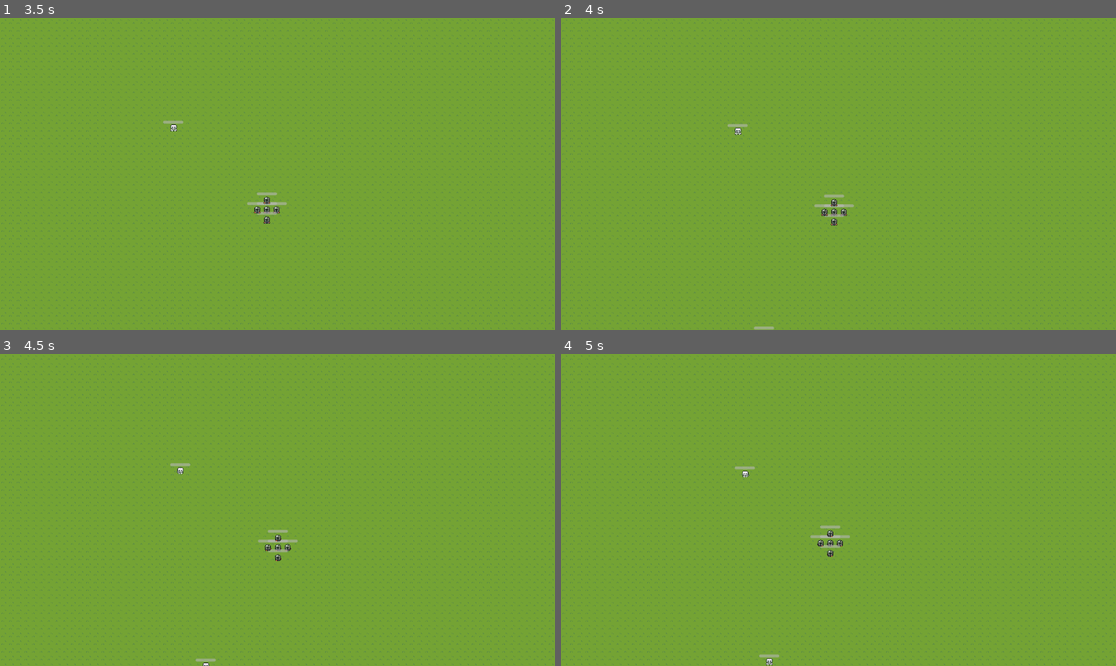
Above: before the commit, frames 1-4 (two rows, left to right).
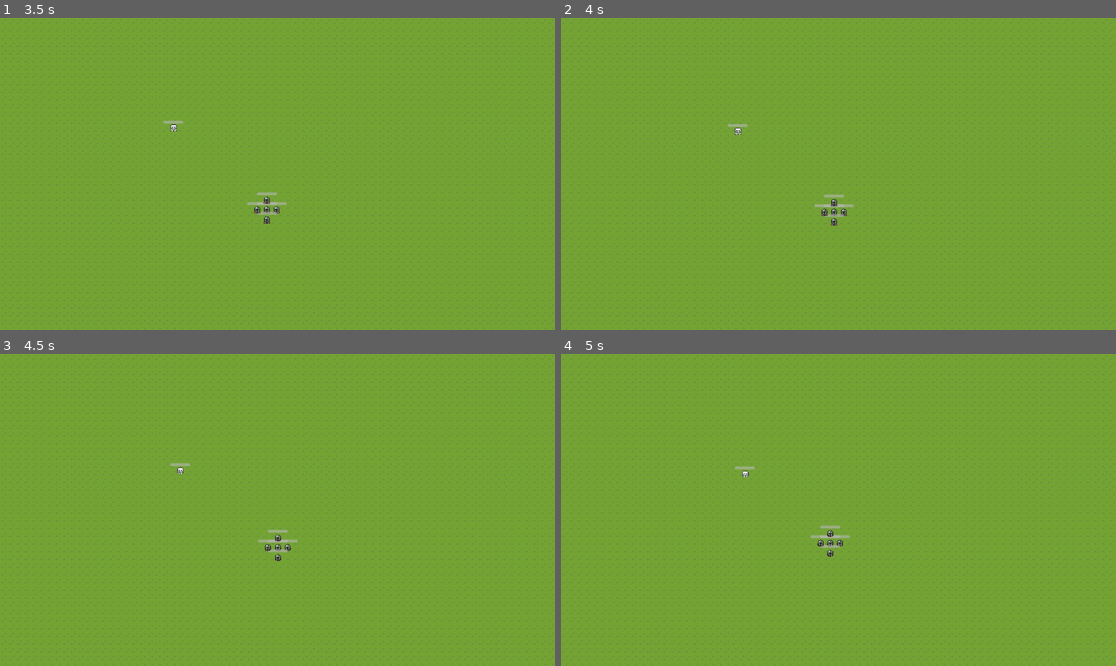
Above: after the commit, the same moments.

Repository: lm98/team-survival
Game: Godot game, scene res://scenes/game.tscn
Same seed, same stepped clock (60 frames per second), same inputs: the game is played once before the commit and once after it.
Inputs (mouse positions are in pixels of both pictures, inside the frame that each line leads up to):
- Up to frame 1 (3.5 s): tap Enter at 0.5 s; move the mouse to (399, 158) at 0.52 s; click (399, 158) at 0.6 s; move the mouse to (166, 189) at 1.27 s; click (166, 189) at 1.35 s; move the mouse to (333, 105) at 2.02 s; click (333, 105) at 2.1 s; move the mouse to (249, 236) at 2.77 s; click (249, 236) at 2.85 s
- Up to frame 2 (4 s): move the mouse to (1005, 220) at 3.52 s; click (1005, 220) at 3.6 s
- Up to frame 3 (4.5 s): move the mouse to (111, 463) at 4.27 s; click (111, 463) at 4.35 s
- Up to frame 4 (5 s): no input

Frame 1 is identical in both runs. In frame 2, less than 0.1% of the frame differs, in the area x 34-39%, y 98-100%; in frame 3, less than 0.1%; in frame 4, less than 0.1%, in the area x 35-40%, y 96-100%.

Commit message:
feat: add hitbox and hurtbox

Diff:
--- a/scenes/attack/attack.tscn
+++ /dev/null
@@ -1,10 +0,0 @@
-[gd_scene load_steps=2 format=3 uid="uid://b64u3gske8pp8"]
-
-[sub_resource type="SpriteFrames" id="SpriteFrames_ulrbc"]
-
-[node name="Attack" type="Area2D"]
-
-[node name="Hitbox" type="CollisionShape2D" parent="."]
-
-[node name="AttackAnimation" type="AnimatedSprite2D" parent="."]
-sprite_frames = SubResource("SpriteFrames_ulrbc")
--- a/scenes/attack/double_slash.tscn
+++ /dev/null
@@ -1,59 +0,0 @@
-[gd_scene load_steps=9 format=3 uid="uid://bp2w8jtu1mgwx"]
-
-[ext_resource type="Texture2D" uid="uid://gxvfcp0eit46" path="res://assets/attacks/DoubleSlash.png" id="1_i5adx"]
-[ext_resource type="Script" path="res://scripts/attack/double_slash.gd" id="1_ysuyh"]
-
-[sub_resource type="CircleShape2D" id="CircleShape2D_s0exb"]
-radius = 22.0
-
-[sub_resource type="AtlasTexture" id="AtlasTexture_q0kro"]
-atlas = ExtResource("1_i5adx")
-region = Rect2(0, 0, 32, 32)
-
-[sub_resource type="AtlasTexture" id="AtlasTexture_bcxoq"]
-atlas = ExtResource("1_i5adx")
-region = Rect2(32, 0, 32, 32)
-
-[sub_resource type="AtlasTexture" id="AtlasTexture_n6rbs"]
-atlas = ExtResource("1_i5adx")
-region = Rect2(64, 0, 32, 32)
-
-[sub_resource type="AtlasTexture" id="AtlasTexture_vb04p"]
-atlas = ExtResource("1_i5adx")
-region = Rect2(96, 0, 32, 32)
-
-[sub_resource type="SpriteFrames" id="SpriteFrames_ulrbc"]
-animations = [{
-"frames": [{
-"duration": 1.0,
-"texture": SubResource("AtlasTexture_q0kro")
-}, {
-"duration": 1.0,
-"texture": SubResource("AtlasTexture_bcxoq")
-}, {
-"duration": 1.0,
-"texture": SubResource("AtlasTexture_n6rbs")
-}, {
-"duration": 1.0,
-"texture": SubResource("AtlasTexture_vb04p")
-}],
-"loop": true,
-"name": &"default",
-"speed": 6.0
-}]
-
-[node name="DoubleSlash" type="Area2D"]
-scale = Vector2(0.25, 0.25)
-collision_layer = 0
-collision_mask = 16
-script = ExtResource("1_ysuyh")
-
-[node name="Hitbox" type="CollisionShape2D" parent="."]
-shape = SubResource("CircleShape2D_s0exb")
-
-[node name="AttackAnimation" type="AnimatedSprite2D" parent="."]
-sprite_frames = SubResource("SpriteFrames_ulrbc")
-autoplay = "default"
-frame_progress = 0.629663
-
-[connection signal="area_entered" from="." to="." method="_on_area_entered"]
--- a/scenes/attack/hitbox.tscn
+++ b/scenes/attack/hit_box.tscn
@@ -1,6 +1,6 @@
 [gd_scene load_steps=2 format=3 uid="uid://bspqrsf7x4l"]
 
-[ext_resource type="Script" path="res://scripts/attack/hitbox.gd" id="1_jmvoy"]
+[ext_resource type="Script" path="res://scripts/attack/hit_box.gd" id="1_jmvoy"]
 
 [node name="Hitbox" type="Area2D"]
 visible = false
--- /dev/null
+++ b/scenes/attack/hurt_box.tscn
@@ -0,0 +1,10 @@
+[gd_scene load_steps=2 format=3 uid="uid://bm7fkhs8ftvdl"]
+
+[ext_resource type="Script" path="res://scripts/attack/hurt_box.gd" id="1_5d6we"]
+
+[node name="HurtBox" type="Area2D"]
+script = ExtResource("1_5d6we")
+
+[node name="CollisionShape2D" type="CollisionShape2D" parent="."]
+
+[connection signal="area_entered" from="." to="." method="_on_area_entered"]
--- a/scenes/enemy/enemy.tscn
+++ b/scenes/enemy/enemy.tscn
@@ -1,12 +1,12 @@
-[gd_scene load_steps=4 format=3 uid="uid://umg8v7j1bp4i"]
+[gd_scene load_steps=5 format=3 uid="uid://umg8v7j1bp4i"]
 
 [ext_resource type="Script" path="res://scripts/enemy/enemy.gd" id="1_yam6n"]
 [ext_resource type="PackedScene" uid="uid://bj6kr4ty7c8f3" path="res://scenes/util/health_component.tscn" id="3_cptos"]
+[ext_resource type="PackedScene" uid="uid://bm7fkhs8ftvdl" path="res://scenes/attack/hurt_box.tscn" id="3_su48n"]
 
 [sub_resource type="SpriteFrames" id="SpriteFrames_4n6vp"]
 
 [node name="Enemy" type="CharacterBody2D"]
-collision_layer = 5
 script = ExtResource("1_yam6n")
 
 [node name="AnimatedSprite2D" type="AnimatedSprite2D" parent="."]
@@ -18,11 +18,7 @@
 [node name="HealthComponent" parent="." instance=ExtResource("3_cptos")]
 position = Vector2(0, -8)
 
-[node name="Hurtbox" type="Area2D" parent="."]
-collision_layer = 0
-collision_mask = 2
-
-[node name="CollisionShape2D" type="CollisionShape2D" parent="Hurtbox"]
+[node name="HurtBox" parent="." instance=ExtResource("3_su48n")]
 
 [connection signal="health_depleted" from="HealthComponent" to="." method="_on_health_component_health_depleted"]
-[connection signal="body_entered" from="Hurtbox" to="." method="_on_hitbox_body_entered"]
+[connection signal="hit" from="HurtBox" to="." method="_on_hurt_box_hit"]
--- a/scenes/enemy/skeleton.tscn
+++ b/scenes/enemy/skeleton.tscn
@@ -1,8 +1,9 @@
-[gd_scene load_steps=12 format=3 uid="uid://dox0nvi5tnwm7"]
+[gd_scene load_steps=13 format=3 uid="uid://dox0nvi5tnwm7"]
 
 [ext_resource type="Script" path="res://scripts/enemy/enemy.gd" id="1_cj0da"]
 [ext_resource type="Texture2D" uid="uid://coskhxncbsu3w" path="res://assets/sprites/Skeleton.png" id="2_5pmh0"]
 [ext_resource type="PackedScene" uid="uid://bj6kr4ty7c8f3" path="res://scenes/util/health_component.tscn" id="2_bhv1t"]
+[ext_resource type="PackedScene" uid="uid://bm7fkhs8ftvdl" path="res://scenes/attack/hurt_box.tscn" id="4_xj2yw"]
 
 [sub_resource type="AtlasTexture" id="AtlasTexture_fdoy0"]
 atlas = ExtResource("2_5pmh0")
@@ -55,10 +56,10 @@
 [sub_resource type="RectangleShape2D" id="RectangleShape2D_bqweg"]
 size = Vector2(130, 130)
 
-[sub_resource type="CircleShape2D" id="CircleShape2D_rck57"]
+[sub_resource type="CircleShape2D" id="CircleShape2D_6yls6"]
+radius = 12.0
 
 [node name="Skeleton" type="CharacterBody2D"]
-collision_layer = 5
 script = ExtResource("1_cj0da")
 
 [node name="AnimatedSprite2D" type="AnimatedSprite2D" parent="."]
@@ -68,6 +69,7 @@
 frame_progress = 0.202542
 
 [node name="CollisionShape2D" type="CollisionShape2D" parent="."]
+visible = false
 position = Vector2(0.5, 1.5)
 scale = Vector2(0.1, 0.1)
 shape = SubResource("RectangleShape2D_bqweg")
@@ -75,12 +77,11 @@
 [node name="HealthComponent" parent="." instance=ExtResource("2_bhv1t")]
 position = Vector2(0, -8)
 
-[node name="Hurtbox" type="Area2D" parent="."]
-collision_layer = 16
-collision_mask = 0
+[node name="HurtBox" parent="." instance=ExtResource("4_xj2yw")]
 
-[node name="CollisionShape2D" type="CollisionShape2D" parent="Hurtbox"]
-shape = SubResource("CircleShape2D_rck57")
+[node name="CollisionShape2D" parent="HurtBox" index="0"]
+shape = SubResource("CircleShape2D_6yls6")
 
 [connection signal="health_depleted" from="HealthComponent" to="." method="_on_health_component_health_depleted"]
-[connection signal="body_entered" from="Hurtbox" to="." method="_on_hitbox_body_entered"]
+
+[editable path="HurtBox"]
--- a/scenes/game.tscn
+++ b/scenes/game.tscn
@@ -1,9 +1,8 @@
-[gd_scene load_steps=9 format=3 uid="uid://cg4hkp5e5mkx8"]
+[gd_scene load_steps=7 format=3 uid="uid://cg4hkp5e5mkx8"]
 
 [ext_resource type="PackedScene" uid="uid://dnm0gyvqhxihe" path="res://scenes/player/player_team.tscn" id="1_n5eul"]
 [ext_resource type="PackedScene" uid="uid://dox0nvi5tnwm7" path="res://scenes/enemy/skeleton.tscn" id="3_0e35p"]
 [ext_resource type="PackedScene" uid="uid://danomup8bjwpg" path="res://scenes/enemy/enemy_spawner.tscn" id="3_fpdir"]
-[ext_resource type="Script" path="res://scripts/enemy/spawn_info.gd" id="4_k13gr"]
 [ext_resource type="Texture2D" uid="uid://cfdmy3n0v8n03" path="res://assets/scenery/TilesetFloor.png" id="5_orsff"]
 
 [sub_resource type="TileSetAtlasSource" id="TileSetAtlasSource_tt5fv"]
@@ -470,14 +469,6 @@
 [sub_resource type="TileSet" id="TileSet_hb1fn"]
 sources/0 = SubResource("TileSetAtlasSource_tt5fv")
 
-[sub_resource type="Resource" id="Resource_rhfl1"]
-script = ExtResource("4_k13gr")
-time_start = 0
-time_end = 60
-enemy_res = ExtResource("3_0e35p")
-enemy_number = 1
-spawn_delay = 1
-
 [node name="Game" type="Node2D"]
 
 [node name="CanvasLayer" type="CanvasLayer" parent="."]
@@ -492,7 +483,6 @@
 position = Vector2(277, 211)
 
 [node name="EnemySpawner" parent="." instance=ExtResource("3_fpdir")]
-spawn_infos = Array[ExtResource("4_k13gr")]([SubResource("Resource_rhfl1")])
 
 [node name="Skeleton" parent="." instance=ExtResource("3_0e35p")]
 position = Vector2(309, 179)
--- a/scenes/player/fighter_red.tscn
+++ b/scenes/player/fighter_red.tscn
@@ -58,7 +58,6 @@
 [sub_resource type="CircleShape2D" id="CircleShape2D_32xss"]
 
 [node name="FighterRed" type="CharacterBody2D"]
-collision_layer = 3
 script = ExtResource("1_xvuox")
 
 [node name="AnimatedSprite2D" type="AnimatedSprite2D" parent="."]
--- a/scenes/player/knight.tscn
+++ b/scenes/player/knight.tscn
@@ -1,28 +1,29 @@
-[gd_scene load_steps=14 format=3 uid="uid://guywc3twavcq"]
+[gd_scene load_steps=16 format=3 uid="uid://guywc3twavcq"]
 
-[ext_resource type="Script" path="res://scripts/player/team_member.gd" id="1_1abfy"]
-[ext_resource type="PackedScene" uid="uid://bj6kr4ty7c8f3" path="res://scenes/util/health_component.tscn" id="2_imqb6"]
-[ext_resource type="Texture2D" uid="uid://dbrxy7k8eijxk" path="res://assets/sprites/Knight.png" id="2_sfwla"]
-[ext_resource type="PackedScene" uid="uid://bspqrsf7x4l" path="res://scenes/attack/hitbox.tscn" id="4_avwac"]
+[ext_resource type="Script" path="res://scripts/player/team_member.gd" id="1_32owt"]
+[ext_resource type="Texture2D" uid="uid://dbrxy7k8eijxk" path="res://assets/sprites/Knight.png" id="2_ndwat"]
+[ext_resource type="PackedScene" uid="uid://bj6kr4ty7c8f3" path="res://scenes/util/health_component.tscn" id="3_274eg"]
+[ext_resource type="PackedScene" uid="uid://bspqrsf7x4l" path="res://scenes/attack/hit_box.tscn" id="4_yii0h"]
+[ext_resource type="PackedScene" uid="uid://bm7fkhs8ftvdl" path="res://scenes/attack/hurt_box.tscn" id="5_qurko"]
 
 [sub_resource type="AtlasTexture" id="AtlasTexture_5c7gr"]
-atlas = ExtResource("2_sfwla")
+atlas = ExtResource("2_ndwat")
 region = Rect2(0, 0, 16, 16)
 
 [sub_resource type="AtlasTexture" id="AtlasTexture_w5lo0"]
-atlas = ExtResource("2_sfwla")
+atlas = ExtResource("2_ndwat")
 region = Rect2(0, 0, 16, 16)
 
 [sub_resource type="AtlasTexture" id="AtlasTexture_cl5i0"]
-atlas = ExtResource("2_sfwla")
+atlas = ExtResource("2_ndwat")
 region = Rect2(0, 16, 16, 16)
 
 [sub_resource type="AtlasTexture" id="AtlasTexture_r55h1"]
-atlas = ExtResource("2_sfwla")
+atlas = ExtResource("2_ndwat")
 region = Rect2(0, 32, 16, 16)
 
 [sub_resource type="AtlasTexture" id="AtlasTexture_kl3bm"]
-atlas = ExtResource("2_sfwla")
+atlas = ExtResource("2_ndwat")
 region = Rect2(0, 48, 16, 16)
 
 [sub_resource type="SpriteFrames" id="SpriteFrames_0a15o"]
@@ -56,14 +57,16 @@
 [sub_resource type="RectangleShape2D" id="RectangleShape2D_5vl7d"]
 size = Vector2(12, 14)
 
-[sub_resource type="CircleShape2D" id="CircleShape2D_enxj6"]
+[sub_resource type="CircleShape2D" id="CircleShape2D_a7k3u"]
+radius = 34.0
 
-[sub_resource type="CircleShape2D" id="CircleShape2D_yq32i"]
-radius = 20.0
+[sub_resource type="CircleShape2D" id="CircleShape2D_roekn"]
+
+[sub_resource type="CircleShape2D" id="CircleShape2D_hf28e"]
+radius = 32.0156
 
 [node name="Knight" type="CharacterBody2D"]
-collision_layer = 3
-script = ExtResource("1_1abfy")
+script = ExtResource("1_32owt")
 speed = 40
 
 [node name="AnimatedSprite2D" type="AnimatedSprite2D" parent="."]
@@ -77,25 +80,30 @@
 position = Vector2(0, 1)
 shape = SubResource("RectangleShape2D_5vl7d")
 
-[node name="HealthComponent" parent="." instance=ExtResource("2_imqb6")]
+[node name="HealthComponent" parent="." instance=ExtResource("3_274eg")]
 position = Vector2(0, -10)
 health = 50
 
-[node name="HurtBox" type="Area2D" parent="."]
+[node name="AttackRange" parent="." instance=ExtResource("4_yii0h")]
+script = null
+
+[node name="CollisionShape2D" parent="AttackRange" index="0"]
+shape = SubResource("CircleShape2D_a7k3u")
+
+[node name="HurtBox" parent="." instance=ExtResource("5_qurko")]
 visible = false
-collision_layer = 0
-collision_mask = 4
 
-[node name="CollisionShape2D" type="CollisionShape2D" parent="HurtBox"]
-shape = SubResource("CircleShape2D_enxj6")
+[node name="CollisionShape2D" parent="HurtBox" index="0"]
+shape = SubResource("CircleShape2D_roekn")
 
-[node name="Hitbox" parent="." instance=ExtResource("4_avwac")]
+[node name="TestHitbox" parent="." instance=ExtResource("4_yii0h")]
+visible = true
 
-[node name="CollisionShape2D" parent="Hitbox" index="0"]
-shape = SubResource("CircleShape2D_yq32i")
+[node name="CollisionShape2D" parent="TestHitbox" index="0"]
+shape = SubResource("CircleShape2D_hf28e")
 
 [connection signal="health_depleted" from="HealthComponent" to="." method="_on_health_component_health_depleted"]
-[connection signal="body_entered" from="HurtBox" to="." method="_on_hurt_box_body_entered"]
-[connection signal="enemy_entered" from="Hitbox" to="." method="_on_hitbox_enemy_entered"]
 
-[editable path="Hitbox"]
+[editable path="AttackRange"]
+[editable path="HurtBox"]
+[editable path="TestHitbox"]
--- a/scenes/player/team_member.tscn
+++ b/scenes/player/team_member.tscn
@@ -2,12 +2,11 @@
 
 [ext_resource type="Script" path="res://scripts/player/team_member.gd" id="1_c6x2y"]
 [ext_resource type="PackedScene" uid="uid://bj6kr4ty7c8f3" path="res://scenes/util/health_component.tscn" id="3_kj3eh"]
-[ext_resource type="PackedScene" uid="uid://bspqrsf7x4l" path="res://scenes/attack/hitbox.tscn" id="3_qqngv"]
+[ext_resource type="PackedScene" uid="uid://bspqrsf7x4l" path="res://scenes/attack/hit_box.tscn" id="3_qqngv"]
 
 [sub_resource type="SpriteFrames" id="SpriteFrames_ctp6b"]
 
 [node name="TeamMember" type="CharacterBody2D"]
-collision_layer = 3
 script = ExtResource("1_c6x2y")
 
 [node name="AnimatedSprite2D" type="AnimatedSprite2D" parent="."]
@@ -19,13 +18,6 @@
 position = Vector2(0, -10)
 health = 30
 
-[node name="HurtBox" type="Area2D" parent="."]
-collision_layer = 0
-collision_mask = 4
-
-[node name="CollisionShape2D" type="CollisionShape2D" parent="HurtBox"]
-
-[node name="Hitbox" parent="." instance=ExtResource("3_qqngv")]
+[node name="AttackRange" parent="." instance=ExtResource("3_qqngv")]
 
 [connection signal="health_depleted" from="HealthComponent" to="." method="_on_health_component_health_depleted"]
-[connection signal="body_entered" from="HurtBox" to="." method="_on_hurt_box_body_entered"]
--- a/scripts/attack/double_slash.gd
+++ /dev/null
@@ -1,11 +0,0 @@
-extends Area2D
-
-@export var damage = 50
-@onready var attack_animation = $AttackAnimation
-
-
-func _on_area_entered(area):
-	if area.has_method("take_damage"):
-		attack_animation.play("default")
-		area.take_damage(damage)
-		queue_free()
--- /dev/null
+++ b/scripts/attack/hit_box.gd
@@ -0,0 +1,7 @@
+class_name HitBox extends Area2D
+
+@export var damage: float = 50.0
+
+func _init():
+	collision_layer = 2
+	collision_mask = 0
--- a/scripts/attack/hitbox.gd
+++ /dev/null
@@ -1,7 +0,0 @@
-class_name Hitbox extends Area2D
-
-signal enemy_entered(enemy)
-
-func _on_area_entered(area):
-	print("enemy in range!")
-	enemy_entered.emit(area)
--- /dev/null
+++ b/scripts/attack/hurt_box.gd
@@ -0,0 +1,12 @@
+class_name HurtBox extends Area2D
+
+func _init():
+	collision_layer = 0
+	collision_mask = 2
+
+func _on_area_entered(hitbox: HitBox):
+	if hitbox == null:
+		return
+
+	if owner.has_method("take_damage"):
+		owner.take_damage(hitbox.damage)
--- a/scripts/enemy/enemy.gd
+++ b/scripts/enemy/enemy.gd
@@ -28,5 +28,5 @@
 func _on_health_component_health_depleted():
 	queue_free()
 
-func take_damage(amount: float):
+func take_damage(amount):
 	health_component.take_damage(amount)
--- a/scripts/player/team_member.gd
+++ b/scripts/player/team_member.gd
@@ -24,13 +24,3 @@
 func _on_health_component_health_depleted():
 	member_died.emit(self)
 	queue_free()
-
-func _on_hurt_box_body_entered(body):
-	health_component.take_damage(10)
-
-func _on_hitbox_enemy_entered(enemy):
-	print("Attacking enemy")
-	const ATTACK = preload("res://scenes/attack/double_slash.tscn")
-	var attack = ATTACK.instantiate()
-	attack.global_position = enemy.global_position
-	add_child(attack)
